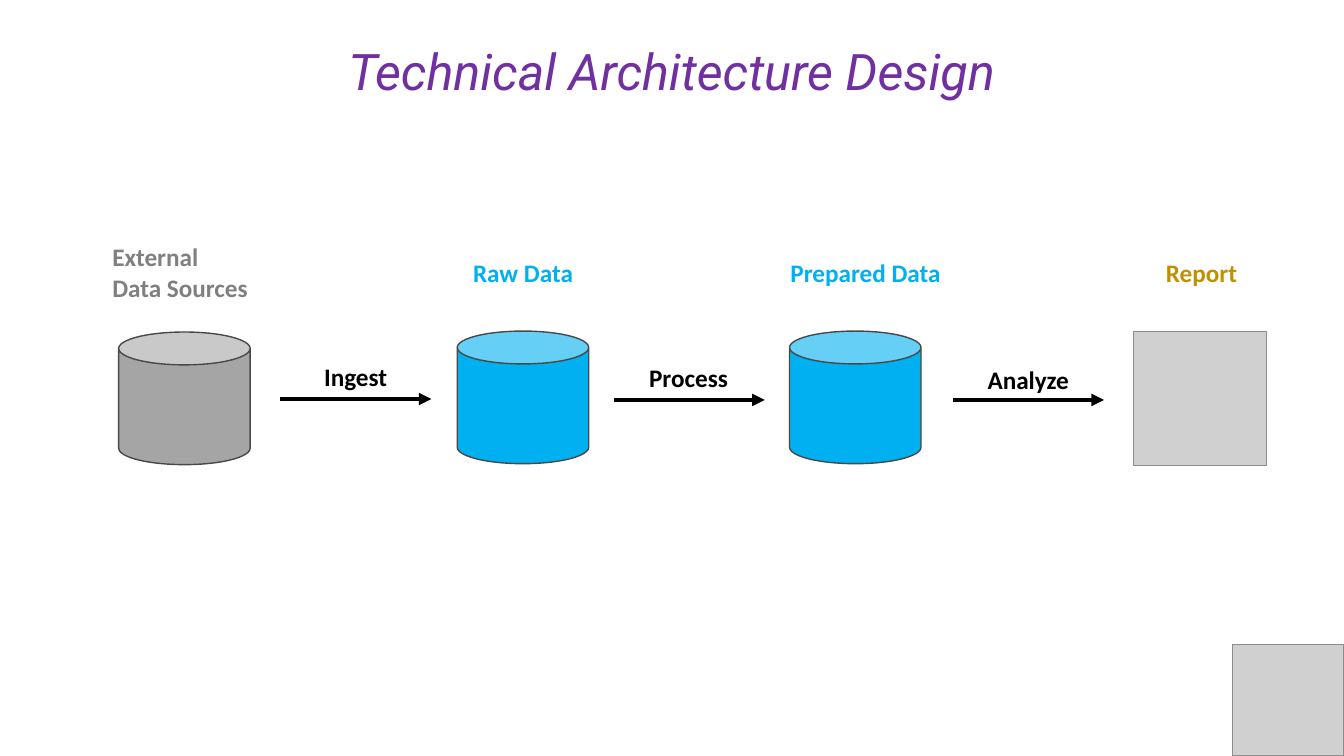
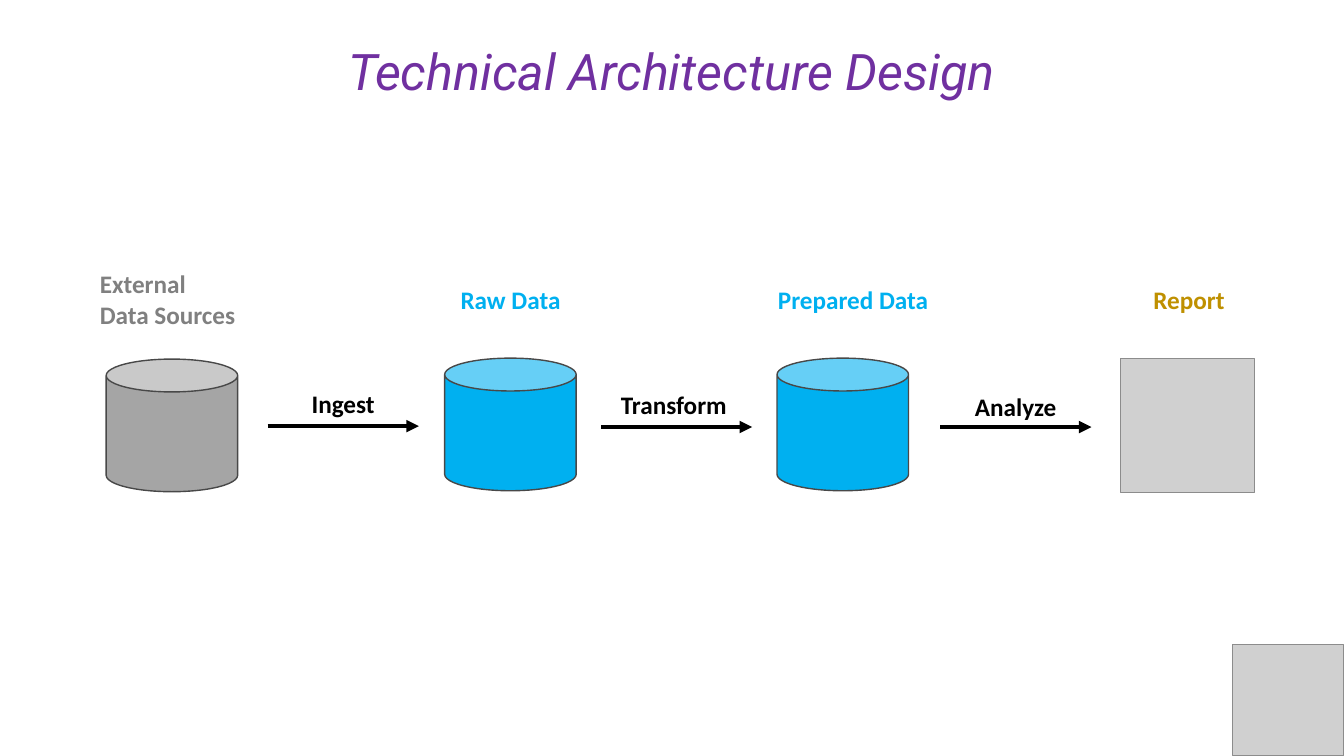
Before and after one commit to cesaramehri/Firn_CaseStudyTest, a slide deck: slide 6 of Presentation/Case Study - Presentation.pptx. Drawn at 1344x756 pixels with LibreOffice and Linux fonts; fonts in the diff are those of the drawing; grey boxes stand for pictures. Boxes give left, top, right and bottom in pixels: in the first picture for what was removed or moved away, otherwise in the second. Text is boxed around its words. In the diff, an @@ line names an element or a change of style, - is before the commit and + after.

```diff
--- a/Presentation/Case Study - Presentation.pptx
+++ b/Presentation/Case Study - Presentation.pptx
@@ 2 arrows, 1 picture, 1 cylinder: place and size @@
-2 arrows, 1 picture, 1 cylinder at [280,331,1266,465]
+2 arrows, 1 picture, 1 cylinder at [268,358,1254,492]
@@ text at [621,396,727,415]: text changed @@
-Process
+Transform
@@ 6 texts, 2 cylinders, 1 arrow: place and size @@
-6 texts, 2 cylinders, 1 arrow at [112,248,1237,465]
+6 texts, 2 cylinders, 1 arrow at [100,275,1224,492]
```
Also in this commit, not shown: 4 other slides changed.
